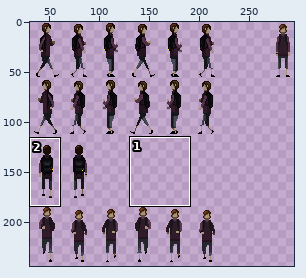
Sprite sheet: src/LostAndFound.Core/Assets/Images/Player/PlayerAnimations.png. Above, an overview of the earlier version with the close-up marked.
Close-up. First the earlier version:
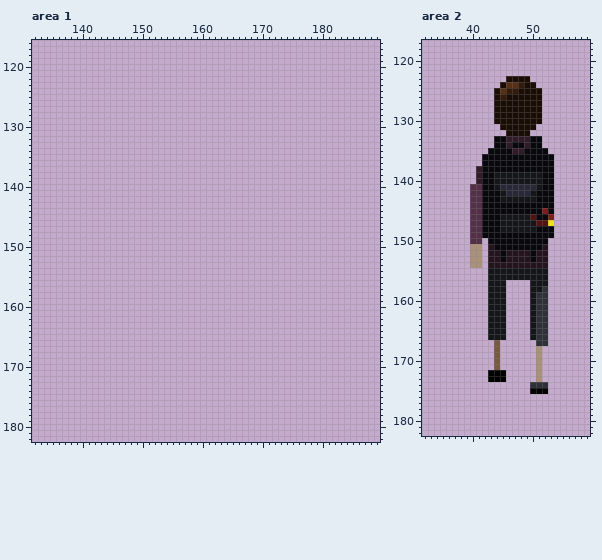
The file is 300x300 pixels. Colours within 5 levels of each other are drawn and written as one. Shown: area 1: x 132..189, y 116..182; area 2: x 32..59, y 117..182. The wide view leaves out empty margins. The commit also changed other parts of the picture, which this record leaves out.
The result:
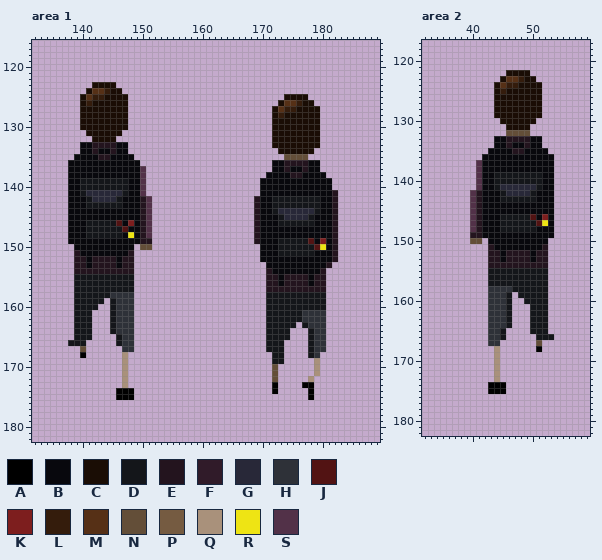
Palette (. is transparent): A #000000  B #08080d  C #1a0d05  D #14161a  E #23141e  F #301b29  G #282838  H #2e3138  J #521313  K #7d1e1e  L #341c0c  M #563016  N #634e38  P #755b41  Q #a9917b  R #eee414  S #523148
What changed:
Changed rows in their new state; - is an unchanged pixel.
Area 1:
first column x 138:
123 ----CCCC-------------------------------------
124 ---CMMLCC------------------------------------
125 --CMLLCCCC--------------------------CCCC-----
126 --CLCCCCCC-------------------------CMMLCC----
127 --CCCCCCCC------------------------CMLLCCCC---
128 --CCCCCCCC------------------------CLCCCCCC---
129 --CCCCCCCC------------------------CCCCCCCC---
130 --CCCCCCCC------------------------CCCCCCCC---
131 ---CCCCCC-------------------------CCCCCCCC---
132 ----CCCC--------------------------CCCCCCCC---
133 --BBEEEEBB------------------------CCCCCCCC---
134 --BBEBBEBB-------------------------CCCCCC----
135 -BBBBEEBBBB-------------------------NNNN-----
136 BBBBBBBBBBBB----------------------BBEEEEBB---
137 BBBBBBBBBBBBS---------------------BBEBBEBB---
138 BBBBBBBBBBBBS--------------------BBBBEEBBBB--
139 BBDDDDDDDDBBS-------------------BBBBBBBBBBBB-
140 BBDDDDDDDDBBS-------------------BBBBBBBBBBBB-
141 BBDGGGGGGDBBS-------------------BBBBBBBBBBBBE
142 BBBDGGGGDBBBES-----------------EBBDDDDDDDDBBE
143 BBBDDDDDDBBBES-----------------EBBDDDDDDDDBBE
144 BBBBBBBBBBBBES-----------------EBBDGGGGGGDBBE
145 BBBBBBBBBBBBES-----------------EBBBDGGGGDBBBE
146 BBBDDDDDJBKBES-----------------EBBBDDDDDDBBBE
147 BBBDDDDDDJBBES-----------------EBBBBBBBBBBBBE
148 BBBDDDDDDBRBES-----------------EBBBBBBBBBBBBE
149 BBBBBBBBBBBBEE-----------------EBBBDDDDDJBKBE
150 -BBBBBBBBBB-NN------------------BBBDDDDDDJRBE
151 -EBBBBBBBBE---------------------BBBDDDDDDBBBE
152 -EEBEEEEBEE---------------------BBBBBBBBBBBBE
153 -EEBEEEEBEE----------------------BBBBBBBBBBE-
154 -EEEEEEEEEE----------------------EBBBBBBBBE--
155 -DDDDDDDDDD----------------------EEBEEEEBEE--
156 -DDDDDDDDDD----------------------EEBEEEEBEE--
157 -DDDDDDDDDD----------------------EEEEEEEEEE--
158 -DDDDDDHHHH----------------------DDDDDDDDDD--
159 -DDDDD-DHHH----------------------DDDDDDDDDD--
160 -DDDD--DHHH----------------------DDDDDDDDDD--
161 -DDD---DHHH----------------------DDDDDDHHHH--
162 -DDD---DHHH----------------------DDDDDDHHHH--
163 -DDD---DHHH----------------------DDDDD-DHHH--
164 -DDD---DHHH----------------------DDDD---DHH--
165 -DDD----DHH----------------------DDDD---DHH--
166 DDD-----DHH----------------------DDD----DHH--
167 --N------HH----------------------DDD----DHH--
168 --A------Q------------------------DD----DH---
169 ---------Q------------------------DD-----Q---
170 ---------Q------------------------N------Q---
171 ---------Q------------------------N------Q---
172 ---------Q------------------------N-----Q----
173 ---------Q------------------------A----AA----
174 --------AAA-----------------------A-----A----
175 --------AAA-----------------------------A----
Area 2:
first column x 44:
122 --CCCC--
123 -CMML-C-
124 CMLLC--C
125 -LCC----
126 -C------
first column x 40:
130 ----.------.--
131 -----.----.---
132 ------NNNN----
133 ------EEEE----
134 ------E--E----
135 -------EE-----
137 -S------------
138 -S------------
139 -S------------
140 -S------------
141 .-------------
142 -E------------
143 -E------------
144 -E------------
145 -E----------B-
146 -E----------KB
147 -E----------RB
148 -E------------
149 EE------------
150 NN------------
151 ..------------
152 ..------------
153 ..------------
154 ..------------
157 ------DDDD----
158 ---HHHHDDD--D-
159 ---HHHD-DD-DD-
160 ---HHHD--D-DD-
161 ---HHHD----DD-
162 ---HHHD----DD-
163 ---HHHD----DD-
164 ---HHHD----DD-
165 ---HH------DD-
166 ---HH-----.DDD
167 ---HH------N.-
168 ----Q------A--
169 ----Q------.--
170 ----Q------.--
171 ----Q------.--
172 ---.Q.-----.--
173 ---.Q.-----.--
174 ---AAA----...-
175 ---AAA----...-
Changed places in both close-ups, as pixel boxes (x1, y1, x2, y2):
added: (68, 82, 152, 400)
added: (254, 94, 338, 400)
changed: (470, 70, 554, 394)
